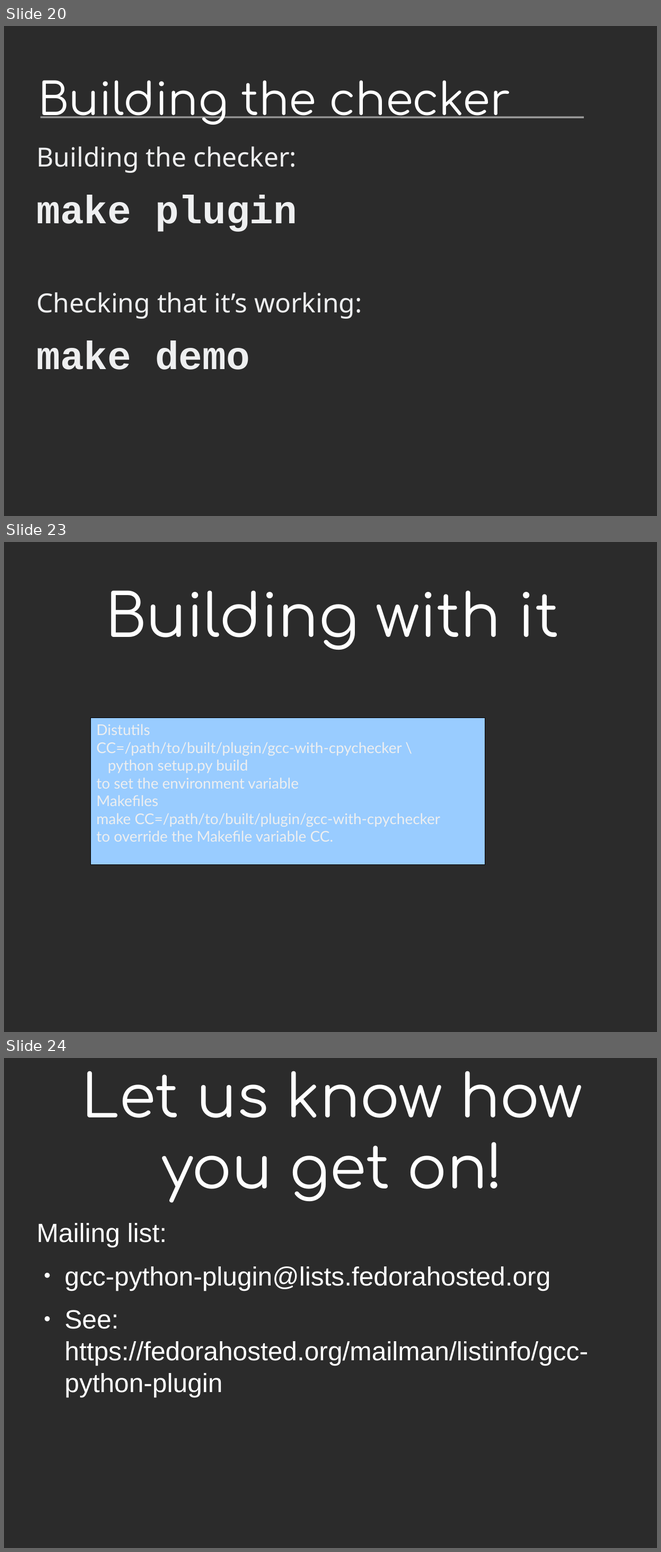
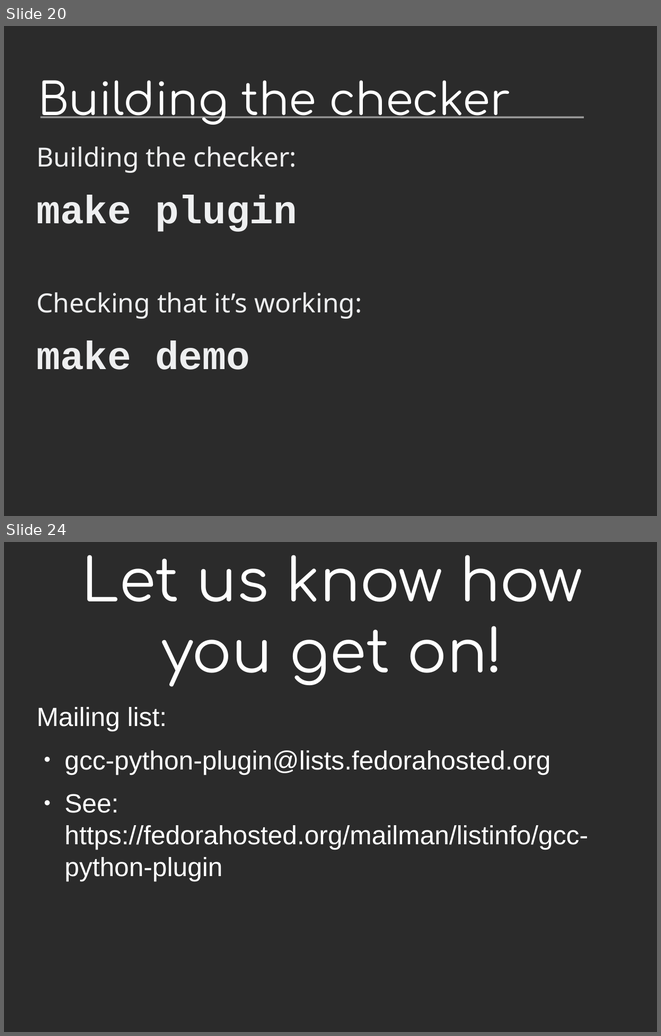
Before and after one commit to davidmalcolm/PyCon-US-2013-Talk, a slide deck: Death By 1000 Leaks - Static Analysis of Hundreds of Python Extension Modules.odp. Shown one above the other, each under a label of ours: slides 20, 23 and 24 before the commit, slides 20 and 24 after it; the slides between them are not shown. The pictures are 661x1552 and 661x1036 pixels, drawn with LibreOffice and Linux fonts; fonts in the diff are those of the drawing; background and template pictures are left out; a plain dark background stands for a picture behind light text. Boxes give left, top, right and bottom in pixels: in the first picture for what was removed or moved away, otherwise in the second. Text is boxed around its words. In the diff, an @@ line names an element or a change of style, - is before the commit and + after.

```diff
--- a/Death By 1000 Leaks - Static Analysis of Hundreds of Python Extension Modules.odp
+++ b/Death By 1000 Leaks - Static Analysis of Hundreds of Python Extension Modules.odp
@@ slide 23 removed at (4, 542, 657, 1032), background picture (left out) @@
@@ title removed at (105, 590, 559, 650) @@
-Building with it
@@ rectangle removed at (90, 717, 485, 864) @@
-Distutils
-CC=/path/to/built/plugin/gcc-with-cpychecker \
-python setup.py build
-to set the environment variable
-Makefiles
-make CC=/path/to/built/plugin/gcc-with-cpychecker
-to override the Makefile variable CC.
```
Also in this commit, not shown: 2 slides added, 2 other files.
